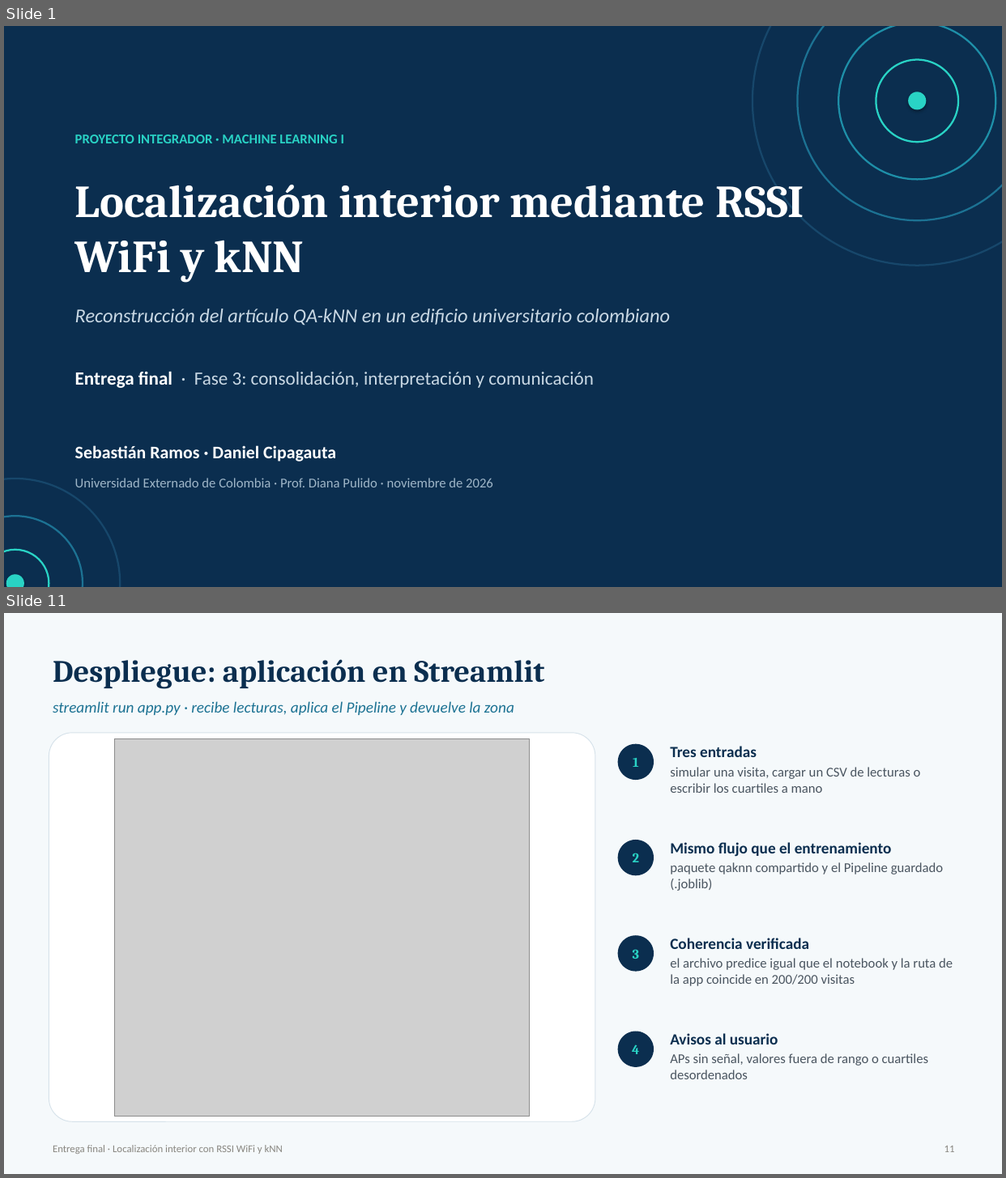
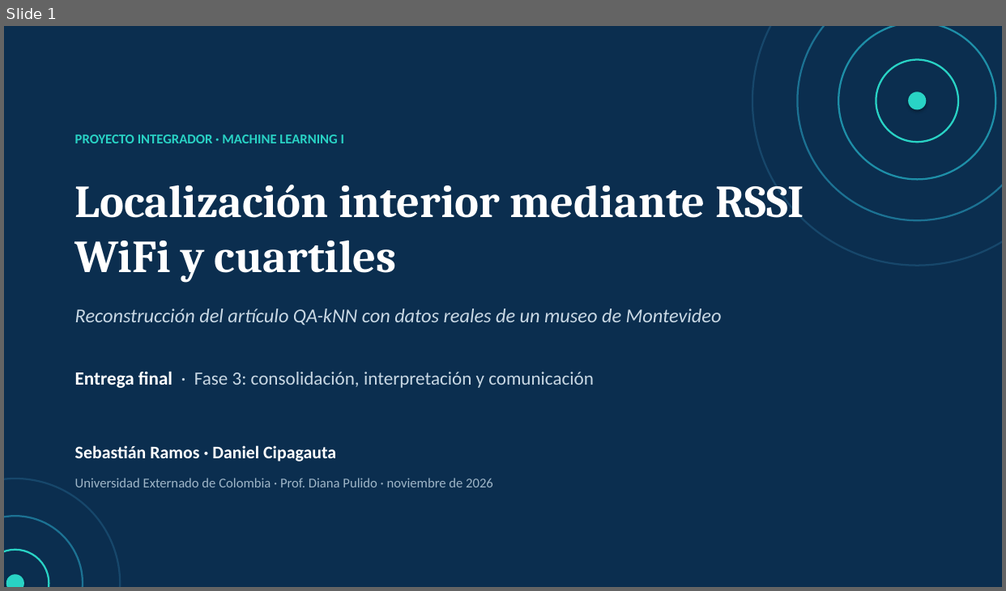
Before and after one commit to danielo2858-spec/ml1-localizacion-qaknn, a slide deck: Entrega_Final_Presentacion.pptx. Shown one above the other, each under a label of ours: slides 1 and 11 before the commit, slide 1 after it; the slides between them are not shown. The pictures are 1006x1178 and 1006x591 pixels, drawn with LibreOffice and Linux fonts; fonts in the diff are those of the drawing; grey boxes stand for pictures. Boxes give left, top, right and bottom in pixels: in the first picture for what was removed or moved away, otherwise in the second. Text is boxed around its words. In the diff, an @@ line names an element or a change of style, - is before the commit and + after.

```diff
--- a/Entrega_Final_Presentacion.pptx
+++ b/Entrega_Final_Presentacion.pptx
@@ slide 11 removed at [4,613,1002,1174], background #F5F9FB @@
@@ text removed at [53,659,544,689] @@
-Despliegue: aplicación en Streamlit
@@ text removed at [53,701,514,715] @@
-streamlit run app.py · recibe lecturas, aplica el Pipeline y devuelve la zona
@@ rounded rectangle removed at [49,733,595,1122] @@
@@ picture removed at [115,739,530,1117] @@
@@ ellipse removed at [618,744,654,780] @@
-1
@@ text removed at [670,746,921,793] @@
-Tres entradas
-simular una visita, cargar un CSV de lecturas o escribir los cuartiles a mano
@@ ellipse removed at [618,840,654,875] @@
-2
@@ text removed at [670,842,943,891] @@
-Mismo flujo que el entrenamiento
-paquete qaknn compartido y el Pipeline guardado (.joblib)
@@ ellipse removed at [618,935,654,972] @@
-3
@@ text removed at [670,938,953,986] @@
-Coherencia verificada
-el archivo predice igual que el notebook y la ruta de la app coincide en 200/200 visitas
@@ ellipse removed at [618,1032,654,1067] @@
-4
@@ text removed at [670,1033,928,1080] @@
-Avisos al usuario
-APs sin señal, valores fuera de rango o cuartiles desordenados
@@ text removed at [53,1145,283,1154] @@
-Entrega final · Localización interior con RSSI WiFi y kNN
@@ text removed at [944,1146,955,1152] @@
-11
@@ slide 1 changed as well @@
@@ text at [75,185,804,282]: text changed @@
-Localización interior mediante RSSI WiFi y kNN
+Localización interior mediante RSSI WiFi y cuartiles
@@ text at [75,309,722,326]: text changed @@
-Reconstrucción del artículo QA-kNN en un edificio universitario colombiano
+Reconstrucción del artículo QA-kNN con datos reales de un museo de Montevideo
```
Also in this commit, not shown: 10 other slides changed, 1 slide added, 2 other slides removed, 15 other files.
